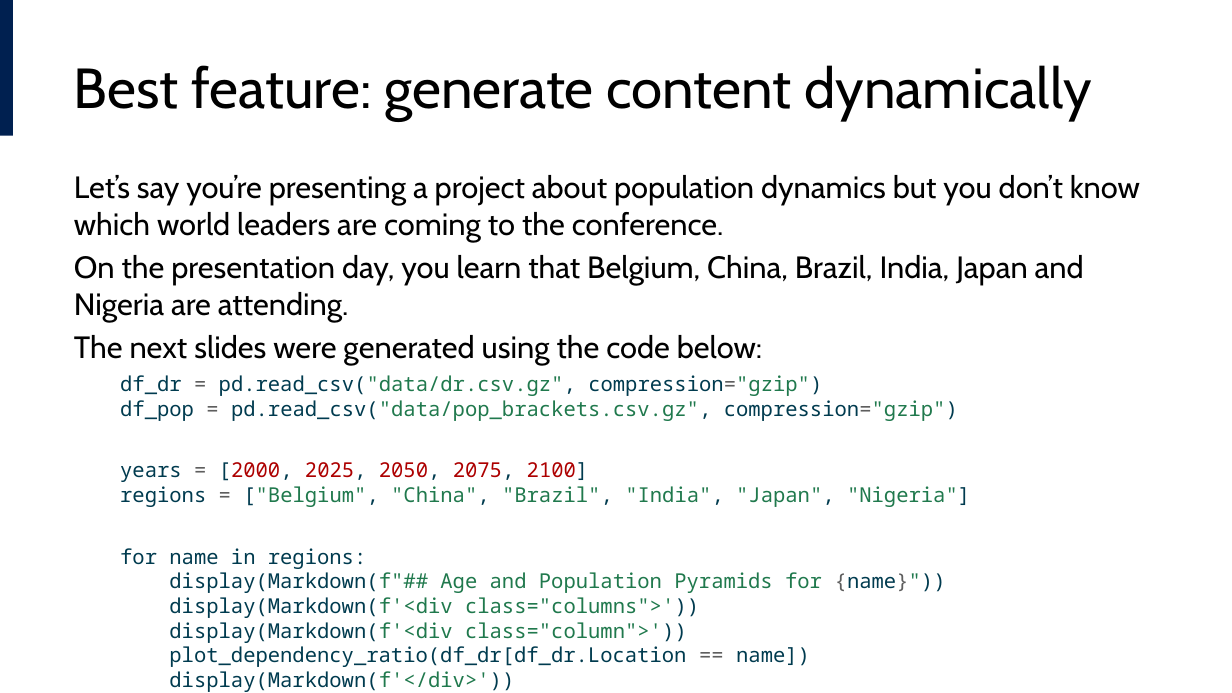
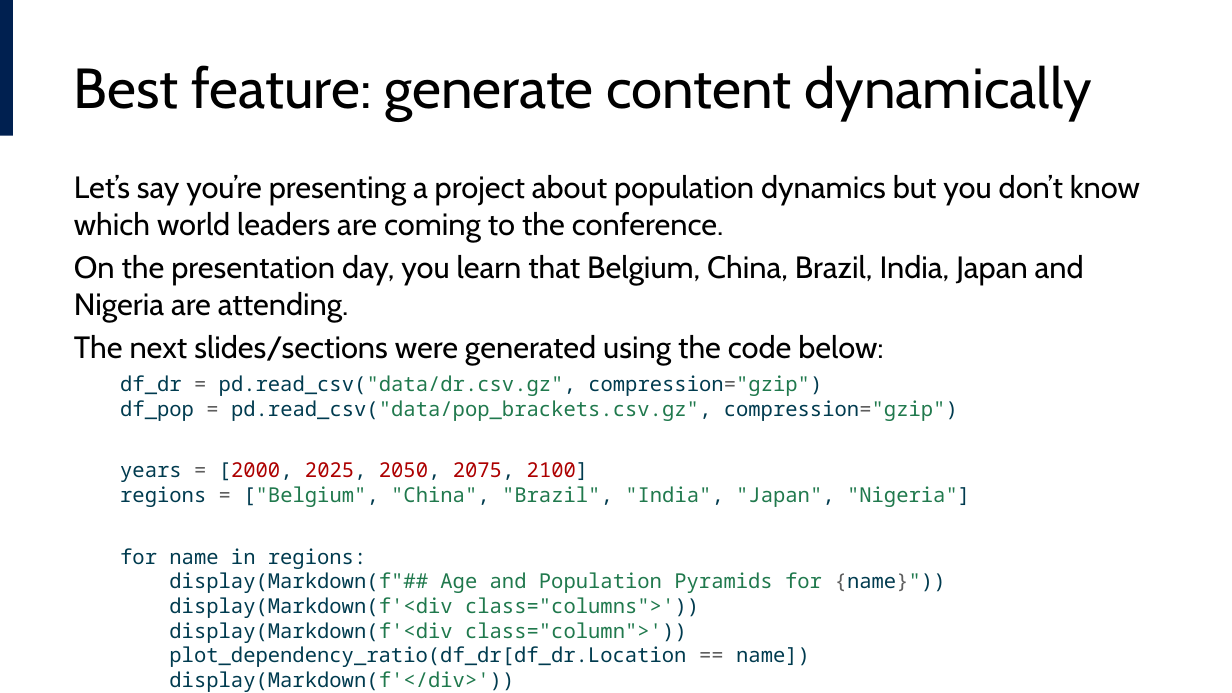
Before and after one commit to lucas-a-meyer/using-quarto, a slide deck: slide 19 of docs/presentation.pptx. Drawn at 1232x693 pixels with LibreOffice and Linux fonts; fonts in the diff are those of the drawing. Boxes give left, top, right and bottom in pixels: in the first picture for what was removed or moved away, otherwise in the second. Text is boxed around its words. In the diff, an @@ line names an element or a change of style, - is before the commit and + after.

```diff
--- a/docs/presentation.pptx
+++ b/docs/presentation.pptx
@@ text at (74, 335, 883, 365): text changed @@
-The next slides were generated using the code below:
+The next slides/sections were generated using the code below:
```
Also in this commit, not shown: 5 other slides changed, 24 other files.
